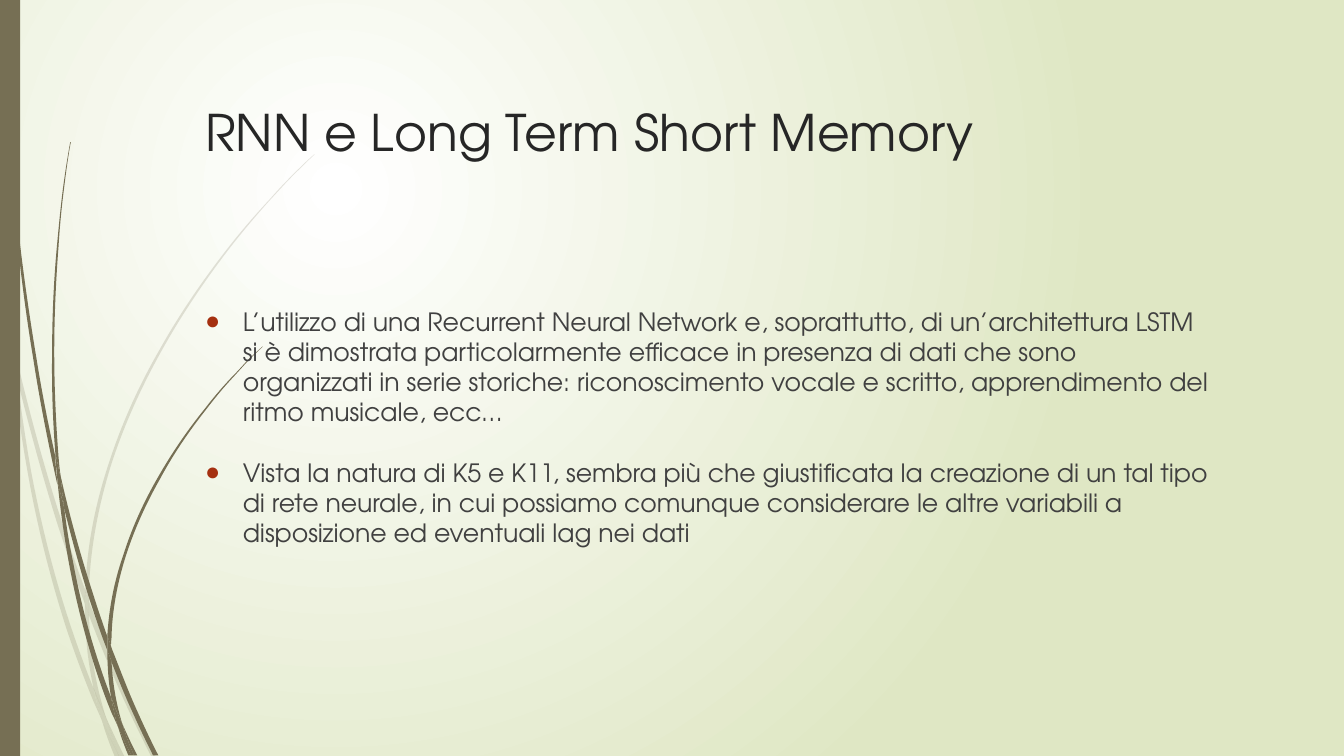
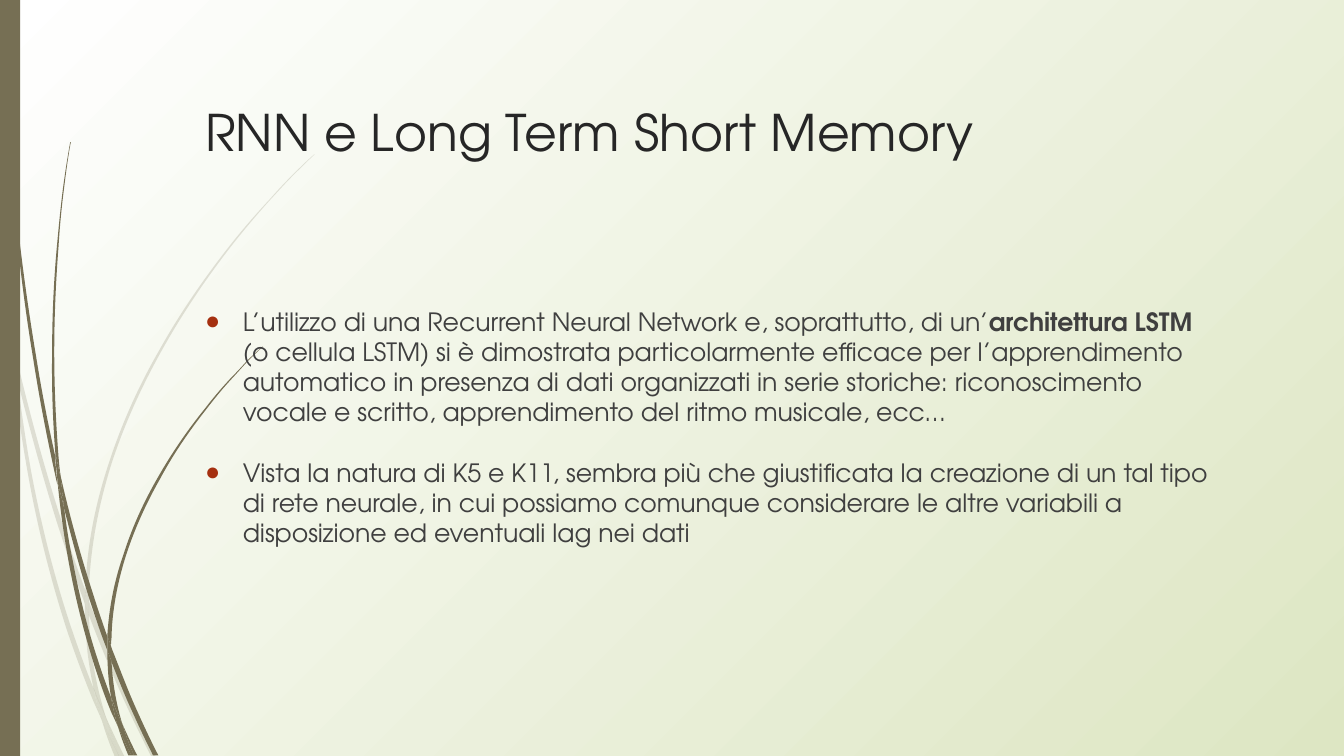
Before and after one commit to lynkx21/BB, a slide deck: slide 24 of BitBang.pptx. Drawn at 1344x756 pixels with LibreOffice and Linux fonts; fonts in the diff are those of the drawing. Boxes give left, top, right and bottom in pixels: in the first picture for what was removed or moved away, otherwise in the second. Text is boxed around its words. In the diff, an @@ line names an element or a change of style, - is before the commit and + after.

```diff
--- a/BitBang.pptx
+++ b/BitBang.pptx
@@ background gradient #FFFFFF to #DFE8C4 to gradient #FFFFFF to #DDE6C3 @@
@@ title "RNN e Long Term Short ..." at (205,113,974,162): indent changed @@
@@ text at (243,311,1193,426): text changed; text colour #404040 to #3F3F3F @@
-● L’utilizzo di una Recurrent Neural Network e, soprattutto, di un’architettura LSTM si è dimostrata particolarmente efficace in presenza di dati che sono organizzati in serie storiche: riconoscimento vocale e scritto, apprendimento del ritmo musicale, ecc…
+● L’utilizzo di una Recurrent Neural Network e, soprattutto, di un’architettura LSTM (o cellula LSTM) si è dimostrata particolarmente efficace per l’apprendimento automatico in presenza di dati organizzati in serie storiche: riconoscimento vocale e scritto, apprendimento del ritmo musicale, ecc…
@@ text at (243,463,1207,548): text colour #404040 to #3F3F3F in "Vista la natura di K5 e K11, ..." @@
```
Also in this commit, not shown: 30 other slides changed.
